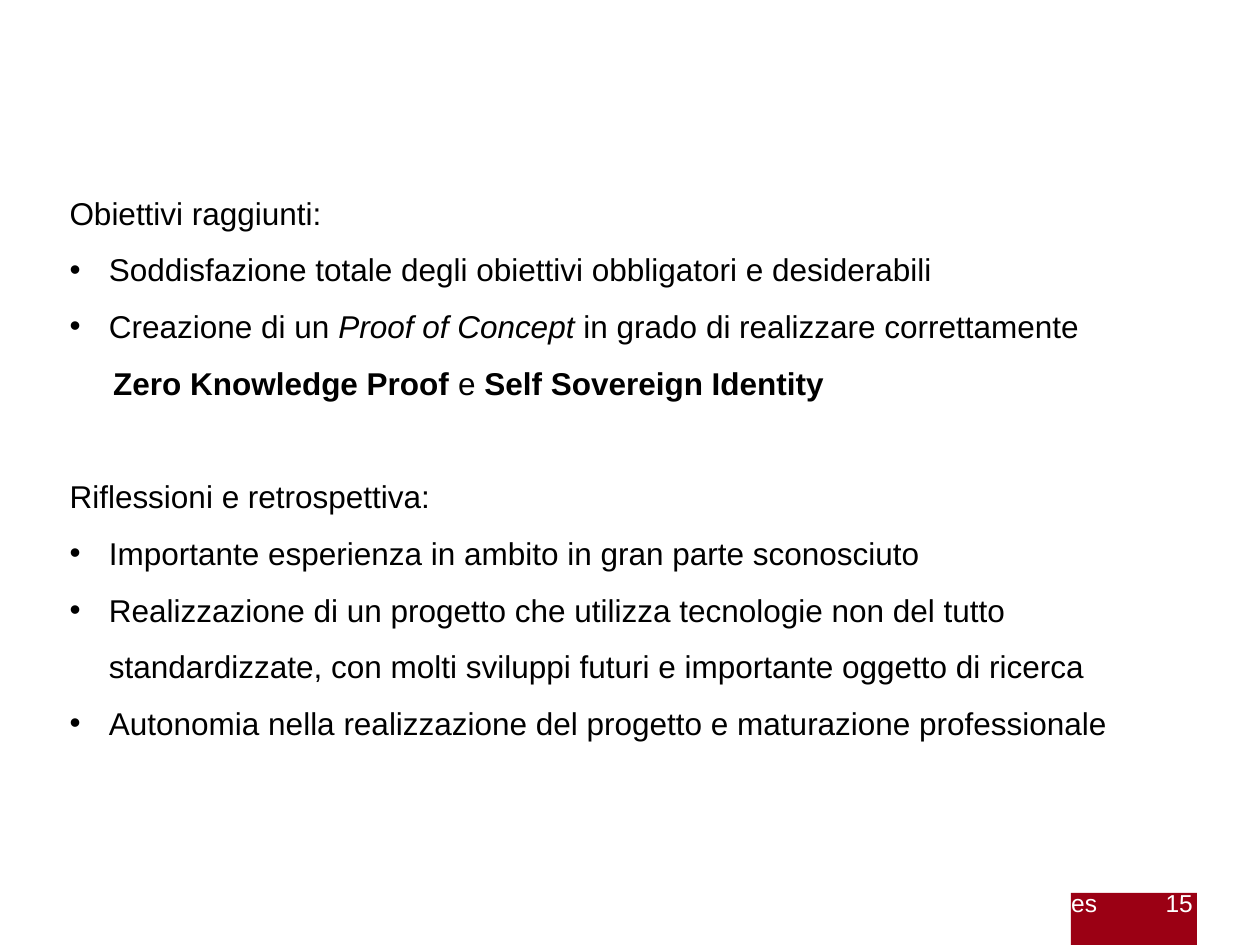
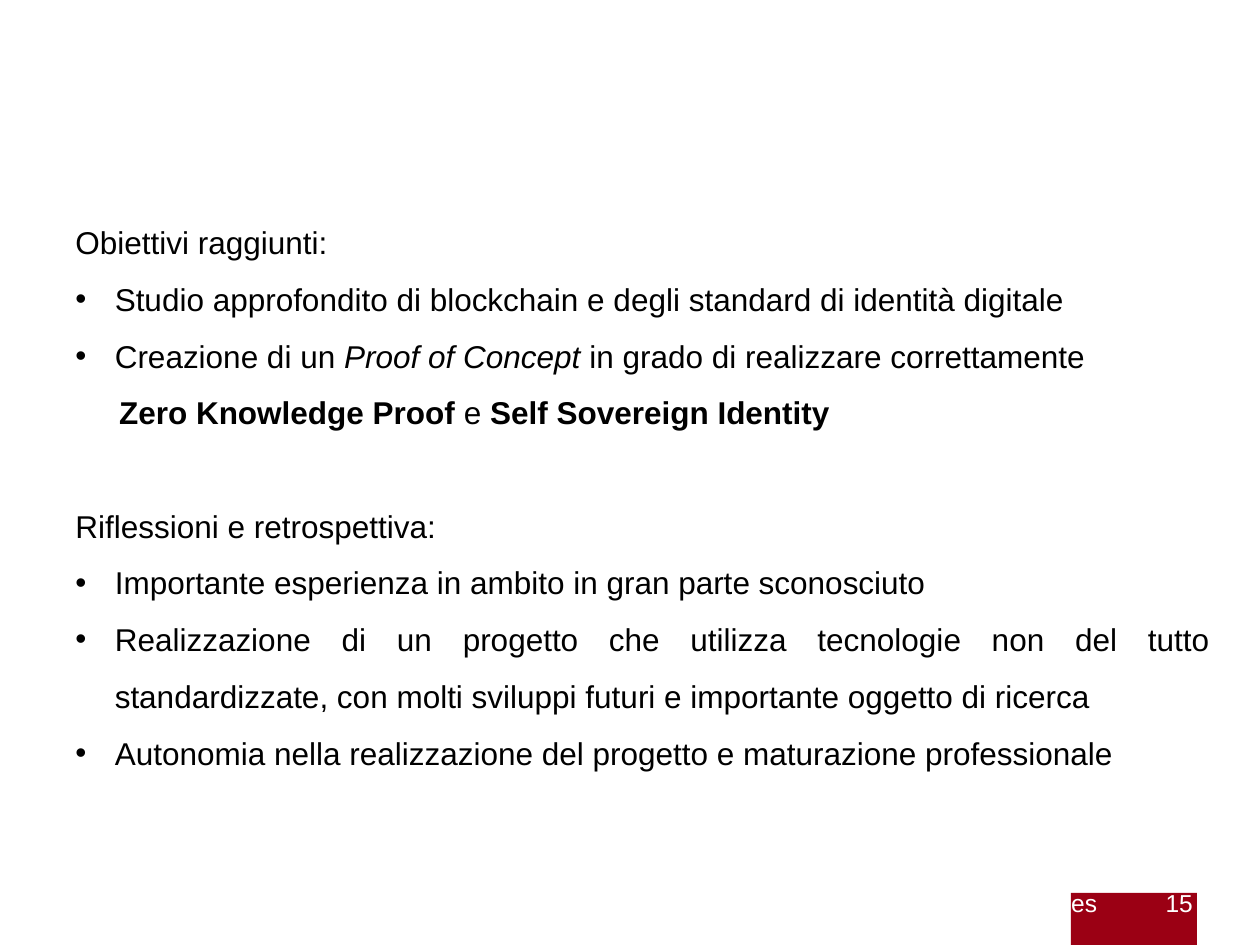
Before and after one commit to gabrielrovesti/Stage-e-Tesi-Triennale-UniPD, a slide deck: slide 15 of Presentazione/Presentazione Gabriel Rovesti.pptx. Drawn at 1260x945 pixels with LibreOffice and Linux fonts; fonts in the diff are those of the drawing; background and template pictures are left out. Boxes give left, top, right and bottom in pixels: in the first picture for what was removed or moved away, otherwise in the second. Text is boxed around its words. In the diff, an @@ line names an element or a change of style, - is before the commit and + after.

```diff
--- a/Presentazione/Presentazione Gabriel Rovesti.pptx
+++ b/Presentazione/Presentazione Gabriel Rovesti.pptx
@@ text "Obiettivi raggiunti:": place and size @@
-text "Obiettivi raggiunti:" at (70,202,1106,741)
+text "Obiettivi raggiunti:" at (75,231,1209,771)
@@ text at (75,231,1209,771): alignment left to justified @@
@@ text at (115,287,1064,317): text changed @@
-• Soddisfazione totale degli obiettivi obbligatori e desiderabili
+• Studio approfondito di blockchain e degli standard di identità digitale
```
Also in this commit, not shown: 13 other slides changed, 6 other files.
